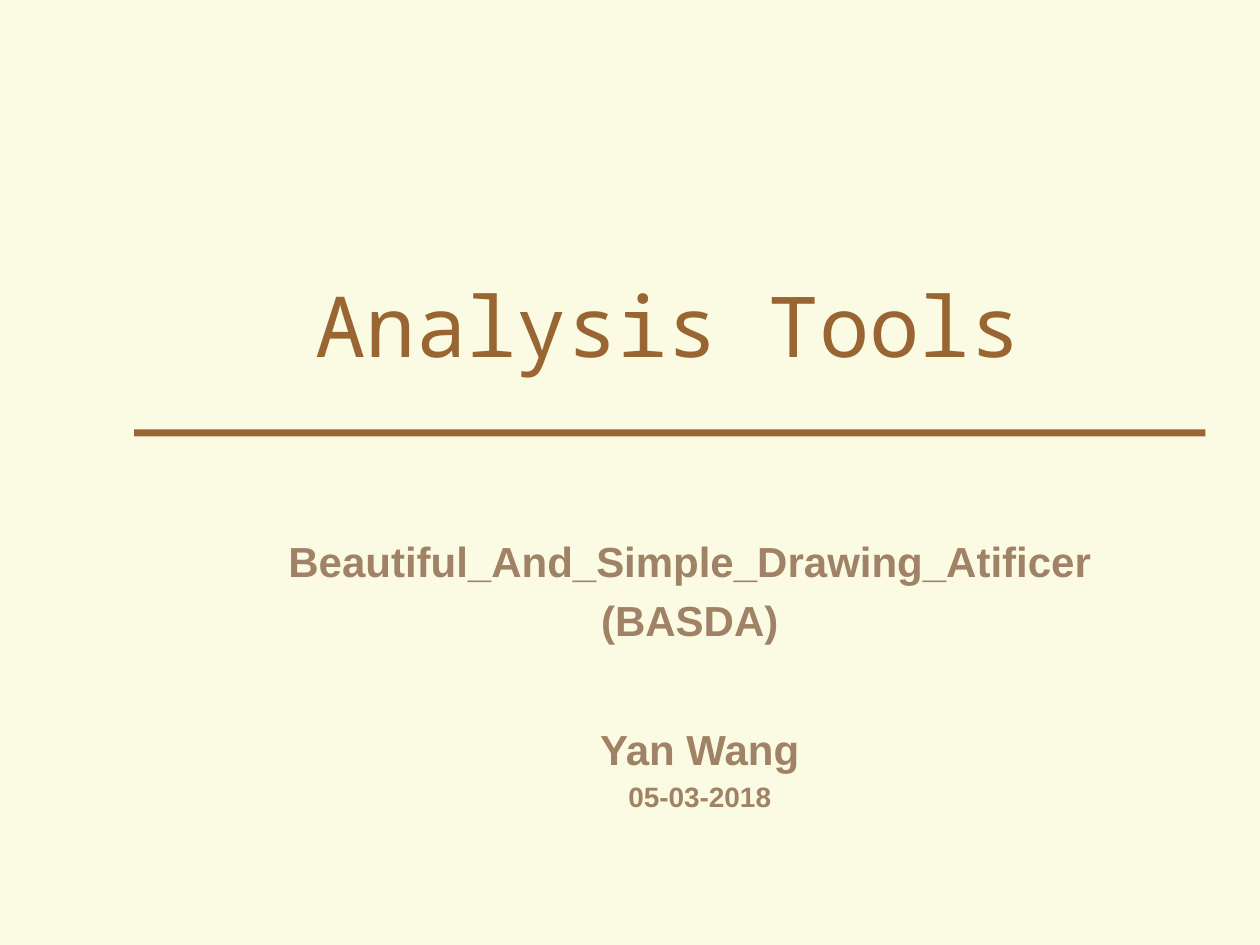
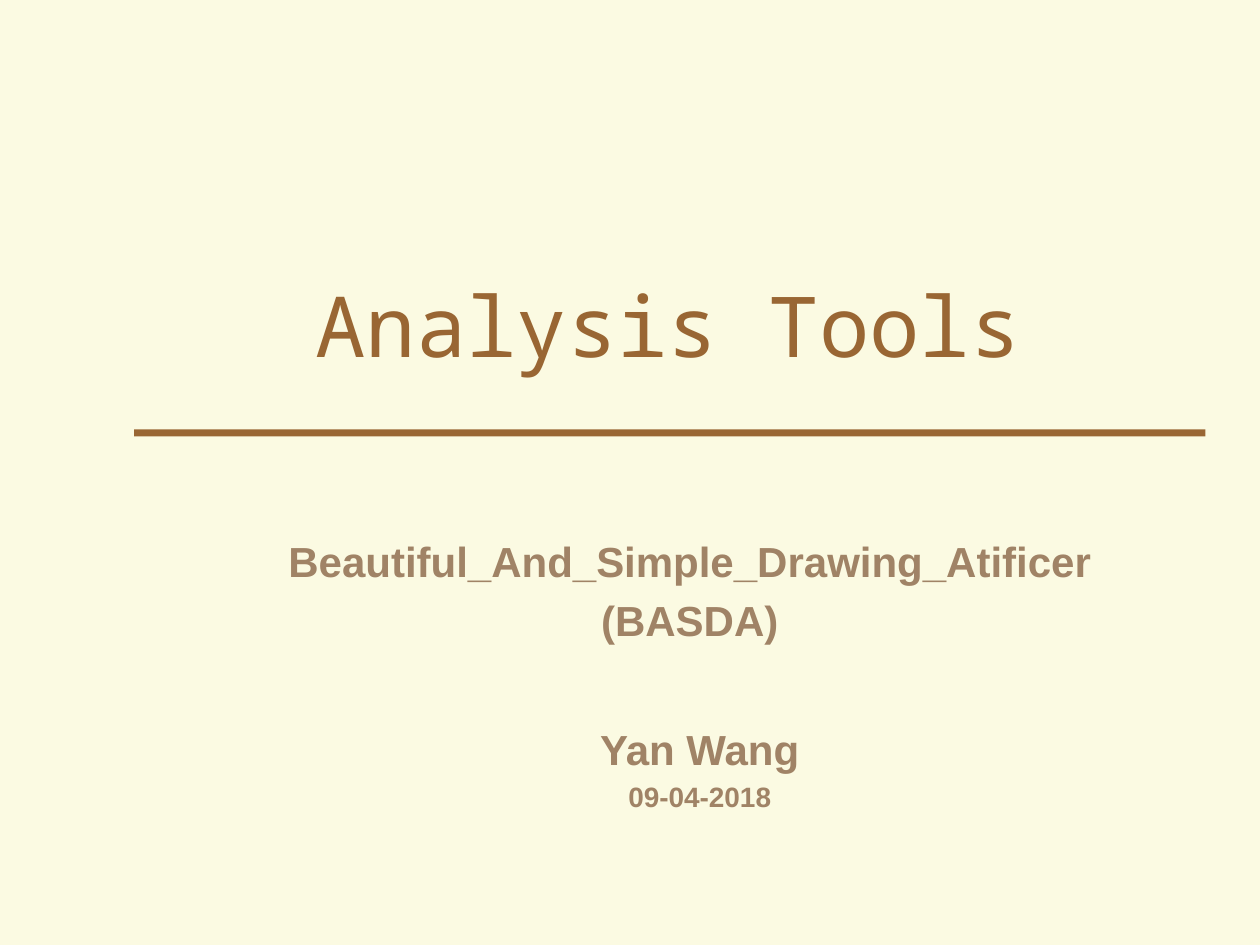
Before and after one commit to YancyW/BASDA, a slide deck: slide 1 of doc/BASDA_Introduction.pptx. Drawn at 1260x945 pixels with LibreOffice and Linux fonts; fonts in the diff are those of the drawing; background and template pictures are left out. Boxes give left, top, right and bottom in pixels: in the first picture for what was removed or moved away, otherwise in the second. Text is boxed around its words. In the diff, an @@ line names an element or a change of style, - is before the commit and + after.

```diff
--- a/doc/BASDA_Introduction.pptx
+++ b/doc/BASDA_Introduction.pptx
@@ text at [628,787,771,807]: text changed @@
-05-03-2018
+09-04-2018
```
Also in this commit, not shown: 6 other slides changed, 9 slides added, 1 slide removed, 28 other files.
